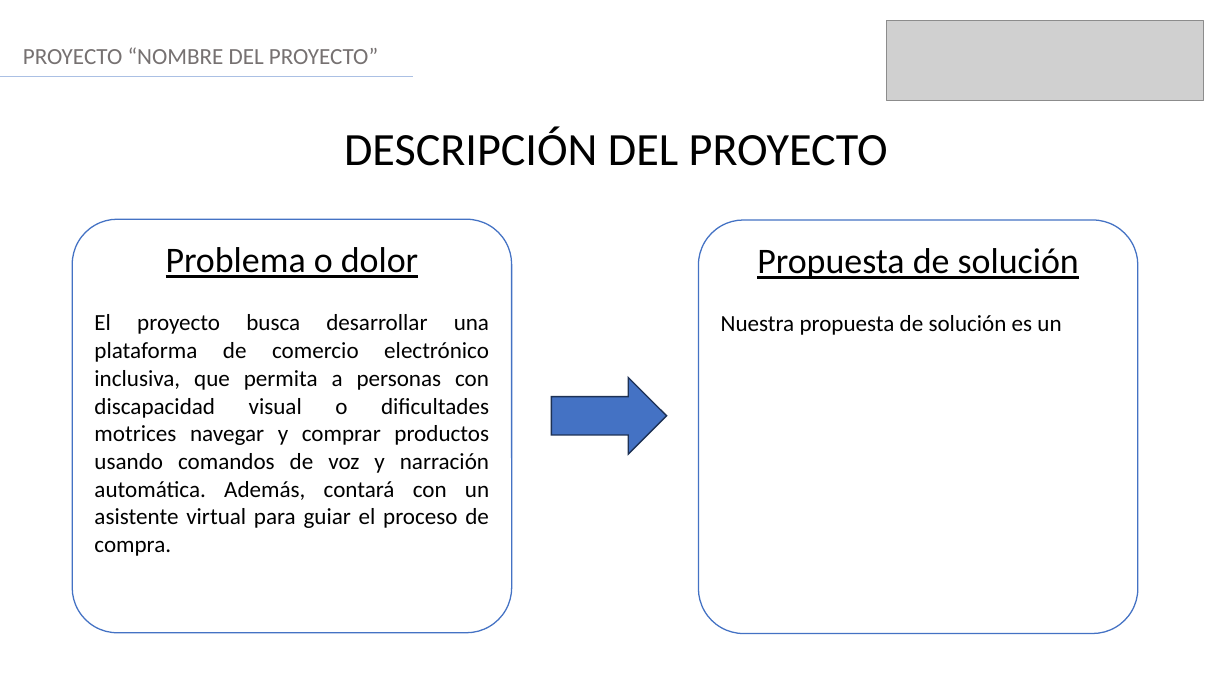
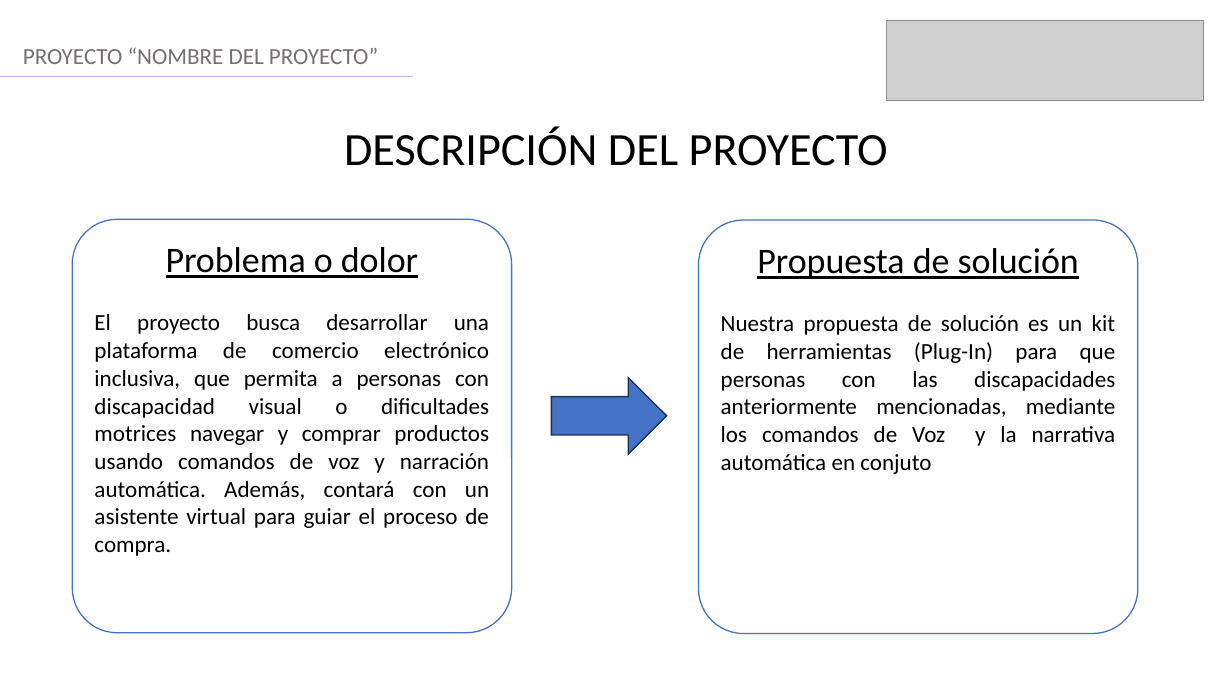
Before and after one commit to FelipeMunhoz18/FelipeMunhoz18-Bravo-Vargas-Munoz-Docs, a slide deck: slide 3 of Fase 3/Evidencias Grupales/Formato Presentación final.pptx. Drawn at 1232x693 pixels with LibreOffice and Linux fonts; fonts in the diff are those of the drawing; grey boxes stand for pictures. Boxes give left, top, right and bottom in pixels: in the first picture for what was removed or moved away, otherwise in the second. Text is boxed around its words. In the diff, an @@ line names an element or a change of style, - is before the commit and + after.

```diff
--- a/Fase 3/Evidencias Grupales/Formato Presentación final.pptx
+++ b/Fase 3/Evidencias Grupales/Formato Presentación final.pptx
@@ text in rounded rectangle at (721,315,1116,474): text changed @@
-Nuestra propuesta de solución es un
+Nuestra propuesta de solución es un kit de herramientas (Plug-In) para que personas con las discapacidades anteriormente mencionadas, mediante los comandos de Voz y la narrativa automática en conjuto
```
Also in this commit, not shown: 2 other slides changed.
